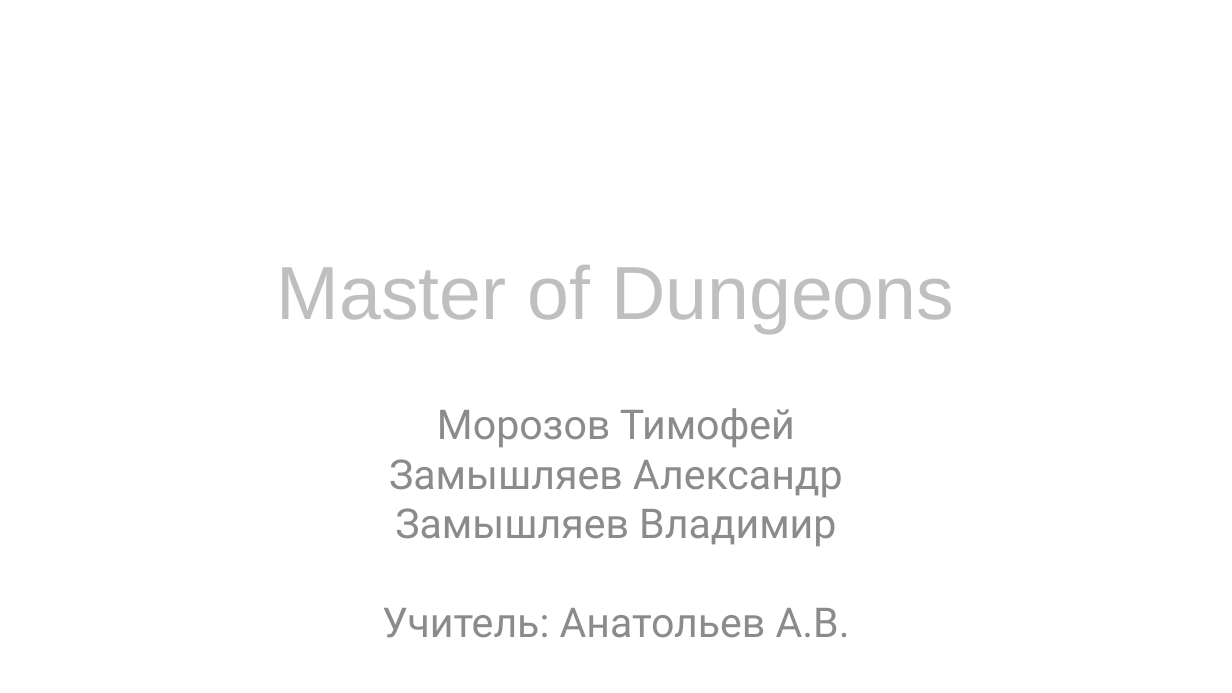
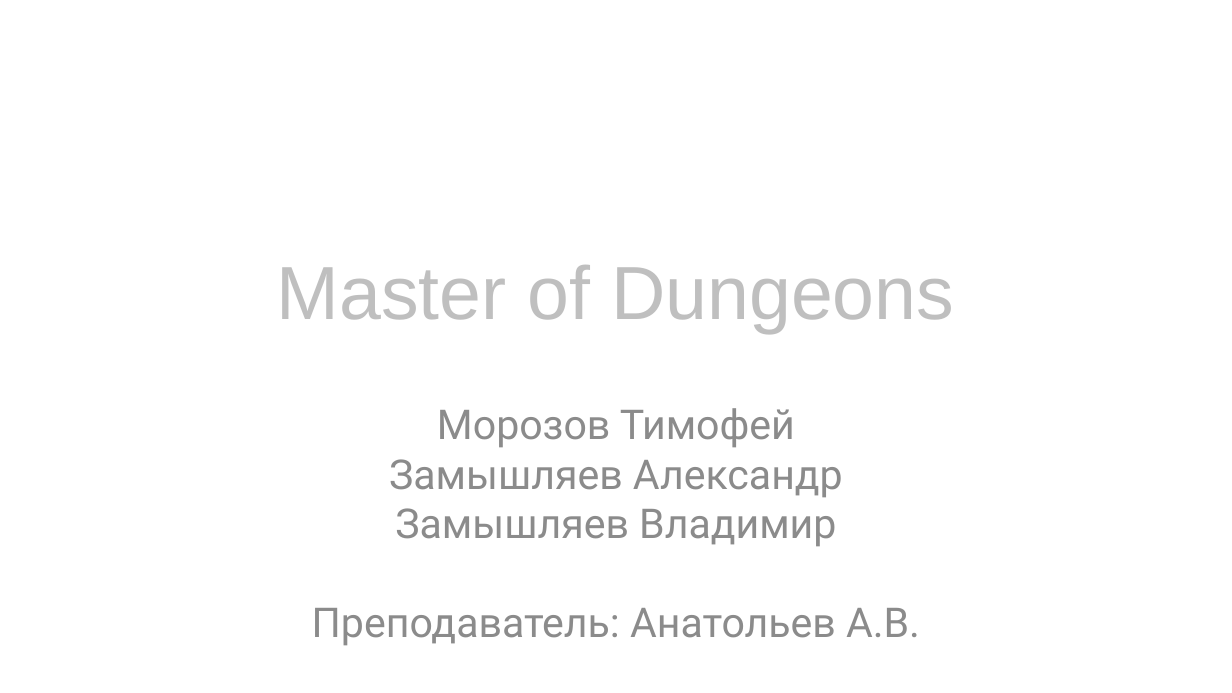
Before and after one commit to sq88d/Master-of-Dungeons, a slide deck: slide 1 of Master of Dungeons.pptx. Drawn at 1232x693 pixels with LibreOffice and Linux fonts; fonts in the diff are those of the drawing; background and template pictures are left out. Boxes give left, top, right and bottom in pixels: in the first picture for what was removed or moved away, otherwise in the second. Text is boxed around its words. In the diff, an @@ line names an element or a change of style, - is before the commit and + after.

Commit message:
Presentation (Project Description)
Описание проекта

```diff
--- a/Master of Dungeons.pptx
+++ b/Master of Dungeons.pptx
@@ subtitle at (312, 608, 920, 646): text changed @@
-Учитель: Анатольев А.В.
+Преподаватель: Анатольев А.В.
```
